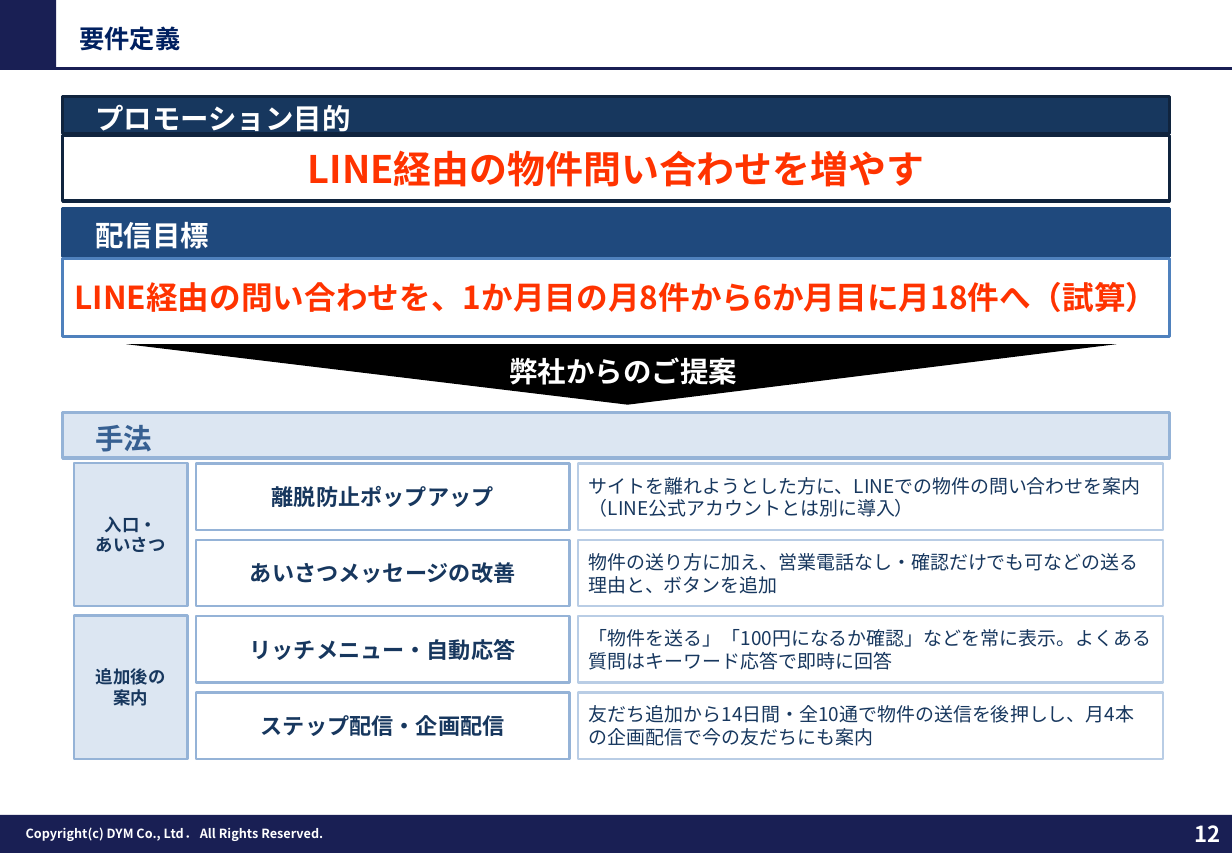
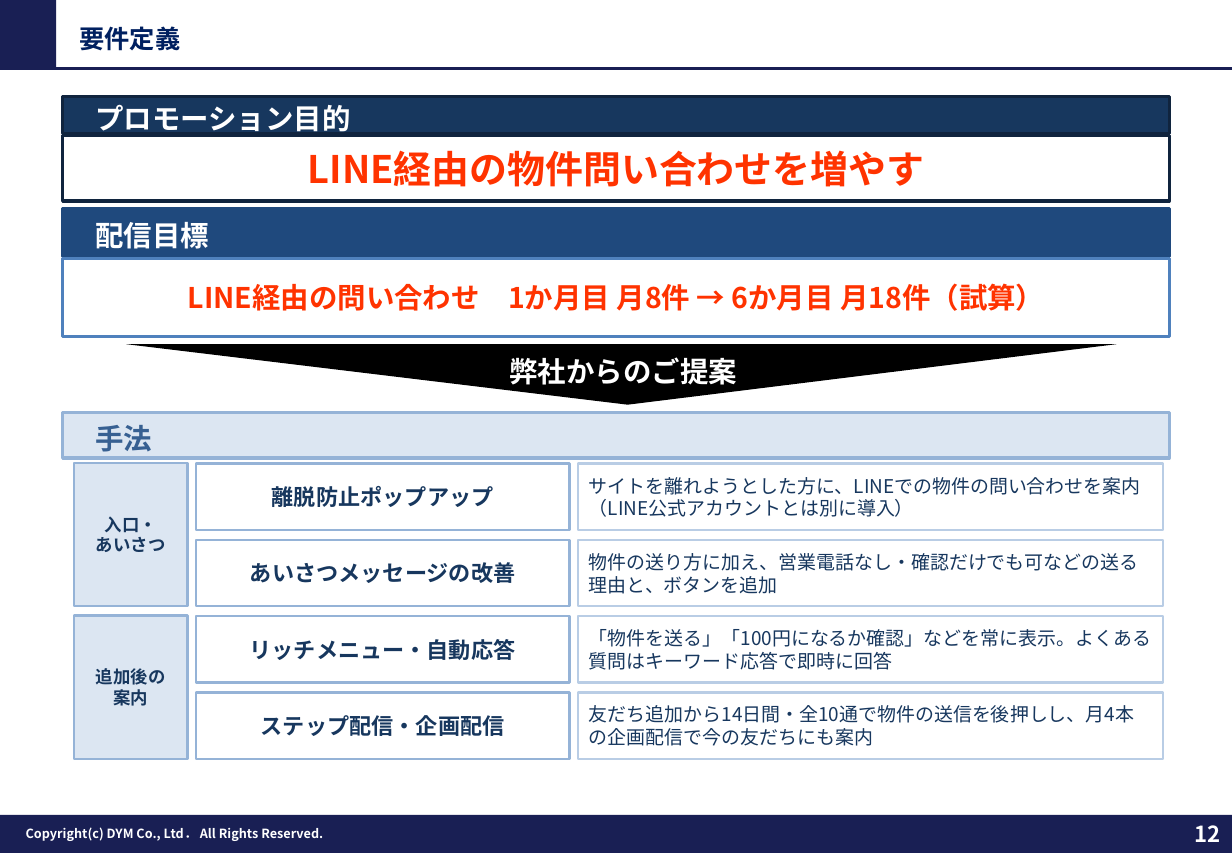
Before and after one commit to tonomura-r-dev/folder, a slide deck: slide 12 of 202609_株式会社あらうち御中_LINE公式アカウント運用のご提案_S1-17修正.pptx. Drawn at 1232x853 pixels with LibreOffice and Linux fonts; fonts in the diff are those of the drawing; background and template pictures are left out. Boxes give left, top, right and bottom in pixels: in the first picture for what was removed or moved away, otherwise in the second. Text is boxed around its words. In the diff, an @@ line names an element or a change of style, - is before the commit and + after.

```diff
--- a/202609_株式会社あらうち御中_LINE公式アカウント運用のご提案_S1-17修正.pptx
+++ b/202609_株式会社あらうち御中_LINE公式アカウント運用のご提案_S1-17修正.pptx
@@ text in rectangle at box(188, 283, 1044, 311): text changed; size 20 to 18 pt @@
-LINE経由の問い合わせを、1か月目の月8件から6か月目に月18件へ（試算）
+LINE経由の問い合わせ 1か月目 月8件 → 6か月目 月18件（試算）
```
Also in this commit, not shown: 13 other slides changed, 2 other files.
